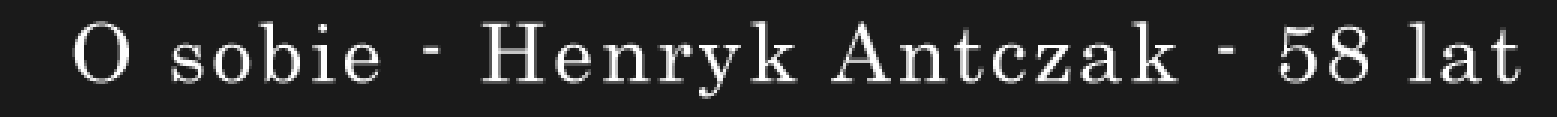
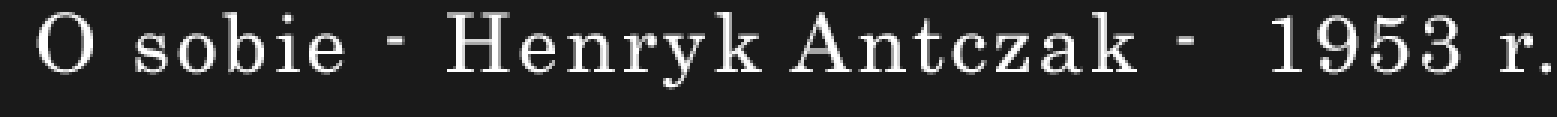
Before/after of a 1557 × 117 layered artwork. What changed in the layer stack:
renamed "O sobie - Henryk Antczak - 5" to "O sobie - Henryk Antczak - 1953 r.", painted on it over [36, 12, 1551, 99]
added layer "Tło copy" above "Tło" over [36, 12, 1551, 99]
hid "Tło" over [36, 12, 1551, 99]
